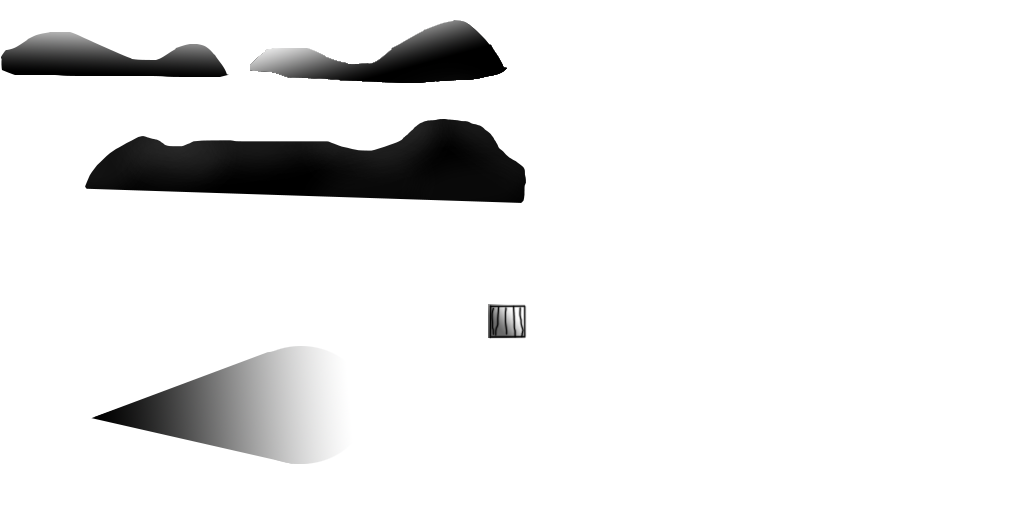
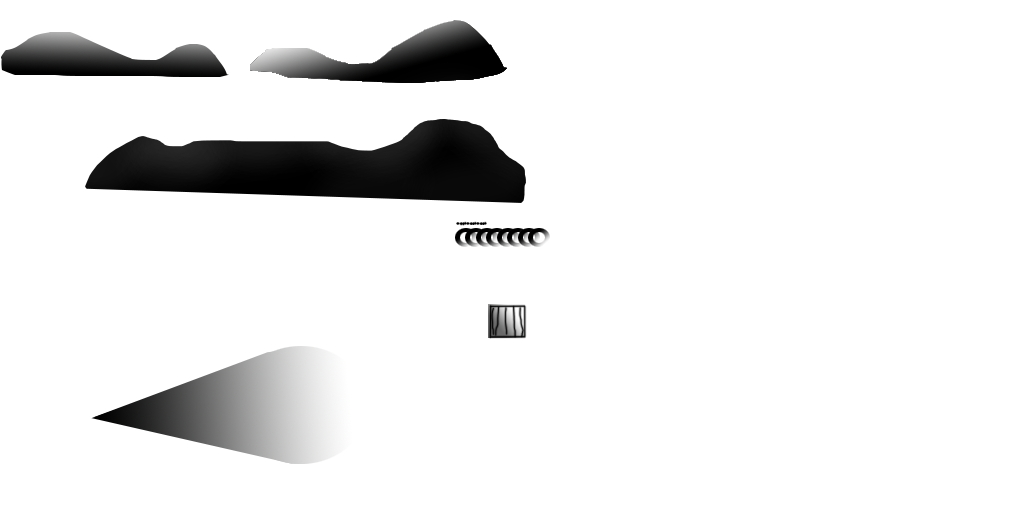
Two versions of the same layered image (1024 x 512). Layer-by-layer changes:
added layer "Ebene 5" above "Ebene 4" over [497, 228, 550, 247]
renamed "Ebene 3" to "Ebene 4", painted on it over [455, 221, 527, 247]
painted on "Ebene 2" over [456, 221, 467, 226]
